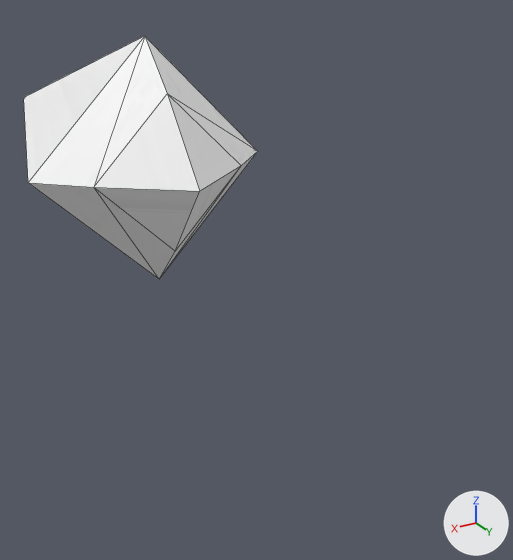
One commit to the OBJ model Resources/PlayerBullet01/PlayerBullet01.obj: the scene before it, then after it.
One viewpoint serves both versions: a 50 mm lens placed at (0.9, 2.84, 0.59), pointed at (-0.71, 0.16, -0.76). Lighting does not change. The marker at lower right points along +X, +Y and +Z. Mesh edges are drawn as thin lines. Where no turn or scale is listed for an object, it has been applied to the vertices.

In view in the first picture: '立方体'.
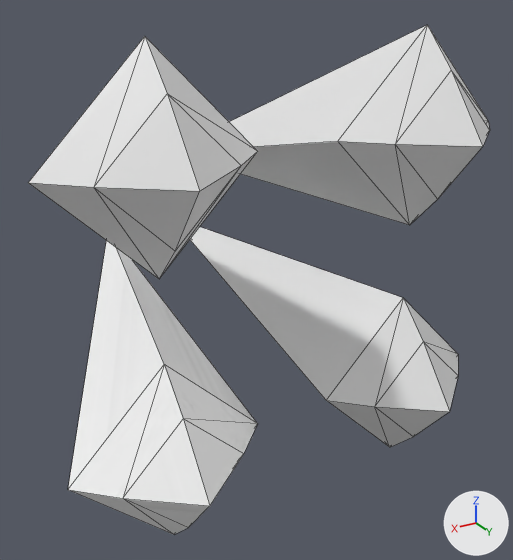
The newer file is also turned or shifted as a whole; pictures and numbers use the older file's frame.

Where the change shows, as pixel boxes (x1, y1, x2, y2) in the pictures (513 x 560 px; the box of a moved part takes in the faces that stretch with it):
'立方体', reshaped: before (24, 36, 258, 279); after (28, 36, 258, 279)
'立方体.003', added: after (68, 241, 258, 534)
'立方体.001', added: after (230, 25, 490, 225)
'立方体.002', added: after (190, 227, 458, 447)
part 1 of me_立方体, moved or reshaped (not visible afterwards): before (24, 37, 144, 182)

The change in detail:
Material 'マテリアル.003' (mat_マテリアル_003) is new.
Its texture is img_white_jpg.
Material 'マテリアル.002' (mat_マテリアル_002) is new.
Its base color is (0.8, 0.8, 0.8) (white #e7e7e7).
Material 'マテリアル.001' (mat_マテリアル_001) is new.
Its base color is (0.8, 0.8, 0.8) (white #e7e7e7).
me_立方体 has 10 vertices, 16 faces and spans x -0.41..0.41, y -1.01..1.01, z -0.41..0.41.
me_立方体 is used by ob_立方体; location (0.0, 0.0, 0.0).
Part 1, on me_立方体:
Vertex 8 of me_立方体 moves from (0.0, -1.01, 0.0) at pixel (23, 97) to (-0.39, -1.01, -0.38).
Mesh me_立方体_003 is new.
It has 10 vertices, 16 faces and spans x 0.18..1.0, y -1.01..1.01, z -1.0..-0.17.
It uses material mat_マテリアル_003 (picture img_white_jpg).
Mesh me_立方体_002 is new.
It has 10 vertices, 16 faces and spans x -1.0..-0.18, y -1.01..1.01, z -1.0..-0.18.
It uses material mat_マテリアル_002 (white #e7e7e7).
Mesh me_立方体_001 is new.
It has 10 vertices, 16 faces and spans x -1.0..-0.18, y -1.01..1.01, z 0.17..0.99.
It uses material mat_マテリアル_001 (white #e7e7e7).
Object '立方体.003' (ob_立方体_003) is new; it shows me_立方体_003.
Its location is (-0.592, 0.0, -0.585).
Object '立方体.002' (ob_立方体_002) is new; it shows me_立方体_002.
Its location is (-0.592, 0.0, -0.585).
Object '立方体.001' (ob_立方体_001) is new; it shows me_立方体_001.
Its location is (-0.592, 0.0, -0.585).
